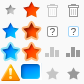
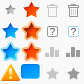
Layer changes from the first 84 × 84 image to the second:
pixels changed over [21, 64, 40, 79] (layer not identified)
